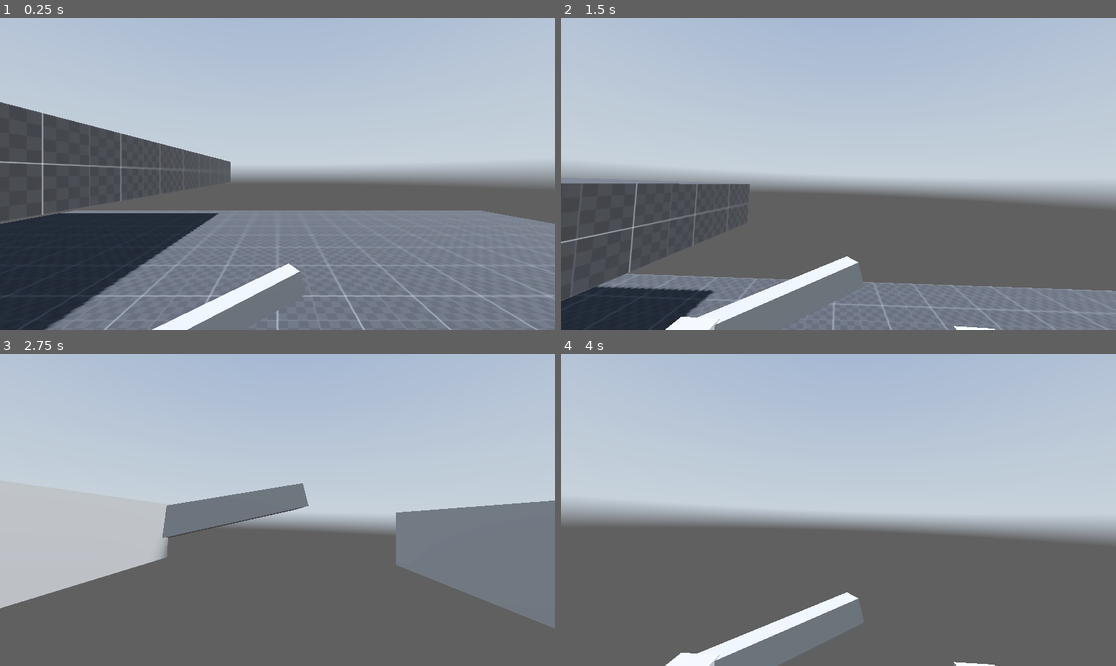
Above: before the commit, frames 1-4 (two rows, left to right).
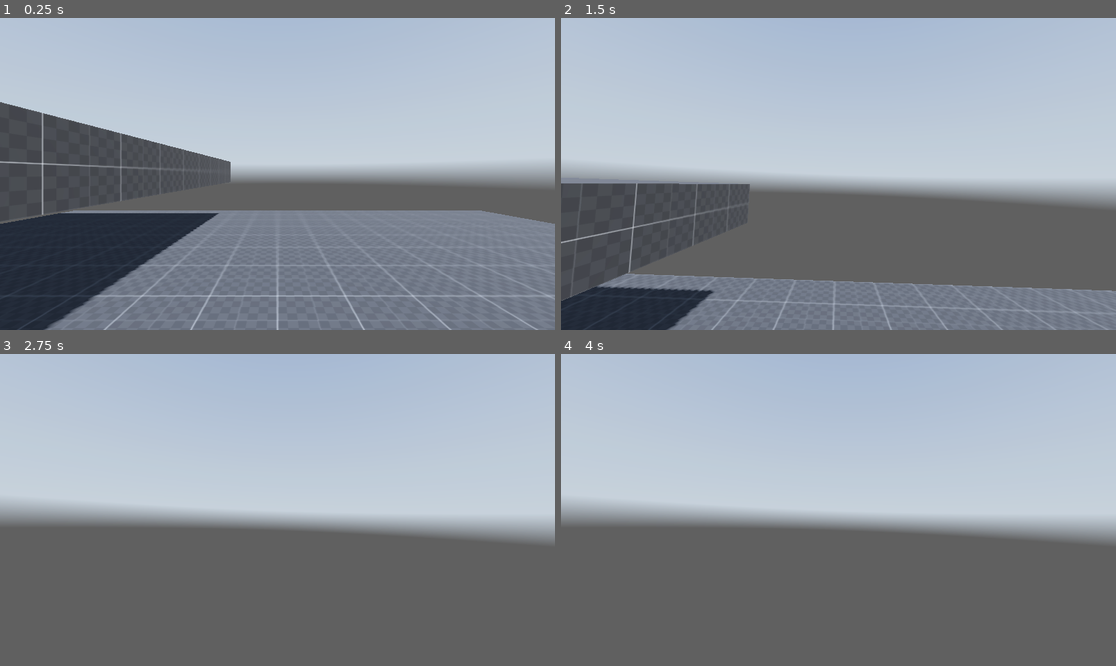
Above: after the commit, the same moments.

Repository: Lv404NotFound/Bugles_With_Chees
Game: Godot game, scene res://Scenes/Main.tscn
Same seed, same stepped clock (60 frames per second), same inputs: the game is played once before the commit and once after it. A sky picture missing from this copy of the repository is replaced by a grey-blue gradient.
Inputs:
- Up to frame 1 (0.25 s): no input
- Up to frame 2 (1.5 s): tap Enter at 0.5 s; hold Alt (free_look) 0.53-1.28 s; hold W (forward) from 0.53 s (still down); tap Space (jump) at 0.77 s; tap Shift (sprint) at 0.8, 1.35 s
- Up to frame 3 (2.75 s): keep holding W (forward); tap Space (jump) at 1.52 s; tap Alt (free_look) at 1.55 s; hold Ctrl (crouch) from 2.03 s (still down); tap Shift (sprint) at 2.3 s
- Up to frame 4 (4 s): keep holding W (forward); release Ctrl (crouch) at 2.78 s; tap Alt (free_look) at 2.85 s; tap Space (jump) at 3.02, 3.77 s; hold Shift (sprint) from 3.53 s (still down)

The runs differ from the first frame. In frame 1, 1.2% of the frame differs, in the area x 27-55%, y 78-100%; in frame 2, 1.8%; in frame 3, 17%, in the area x 0-100%, y 41-88%; in frame 4, 3.5%.

Commit message:
Trying to get the climbing gameplay in
not working for the moment

Diff:
--- a/Scenes/Main.tscn
+++ b/Scenes/Main.tscn
@@ -216,13 +216,5 @@
 "": SubResource("AnimationLibrary_x058c")
 }
 
-[node name="Hands" type="Node3D" parent="Player"]
-
-[node name="lefthand" type="CSGBox3D" parent="Player/Hands"]
-transform = Transform3D(0.042486, 0, 0.133945, 0, 0.185977, 0, -0.999097, 0, 0.00569594, 0.462808, 1.13268, -0.226673)
-
-[node name="righthand" type="CSGBox3D" parent="Player/Hands"]
-transform = Transform3D(0.042486, 0, 0.133945, 0, 0.185977, 0, -0.999097, 0, 0.00569594, -0.480198, 1.13268, -0.226673)
-
-[node name="Katana" type="CSGBox3D" parent="Player/Hands"]
-transform = Transform3D(0.566749, -0.0284466, 0.046296, 0.156492, 0.103022, 0.0127833, -0.254115, 0, 0.111126, -0.189672, 1.2214, -0.852136)
+[node name="RayCast3DClimbing" type="RayCast3D" parent="Player"]
+transform = Transform3D(1, 0, 0, 0, 0.00015065, -66.1404, 0, 0.959098, 0.0103889, 0, 1.15697, 0)
--- a/Scripts/Player.gd
+++ b/Scripts/Player.gd
@@ -6,22 +6,19 @@
 @onready var standing_collision_shape = $standing_Collision_shape # Reference to the standing collision shape
 @onready var crouching_collision_shape = $Crouching_Collision_shape # Reference to the crouching collision shape
 @onready var ray_cast_3d = $RayCast3D # Reference to the RayCast3D node for detecting collisions
+@onready var ray_cast_3d_climbing = $RayCast3DClimbing # Reference to the RayCast3D node for detecting climbable surfaces
 @onready var nek = $nek # Reference to the player's neck node
 @onready var camera_3d = $nek/Head/eyes/Camera3D
 @onready var eyes = $nek/Head/eyes
 @onready var animation_player = $nek/Head/eyes/AnimationPlayer
-@onready var hands = $Hands
-@onready var lefthand = $Hands/lefthand
-@onready var righthand = $Hands/righthand
-@onready var katana = $Hands/Katana
-
 
 # Speed Vars
 var current_speed = 5.0 # Variable to store the current speed of the player
 
 var walking_speed = 5.0 # Speed when the player is walking
-var sprting_speed = 8.0 # Speed when the player is sprinting
+var sprinting_speed = 8.0 # Speed when the player is sprinting
 var crouching_speed = 3.0 # Speed when the player is crouching
+var climbing_speed = 3.0 # Speed when the player is climbing
 
 # States
 var walking = false
@@ -29,17 +26,15 @@
 var crouching = false
 var free_looking = false
 var sliding = false
+var climbing = false # New state for climbing
 
 # Slide vars
-
 var slide_timer = 0.0
 var slide_timer_max = 1.0
 var slide_vector = Vector2.ZERO
 var slide_speed = 10.0
 
-
-# head bobbings vars
-
+# head bobbing vars
 const head_bobbing_Sprinting_speed = 22.0
 const head_bobbing_walking_speed = 14.0
 const head_bobbing_crouching_speed = 10.0
@@ -52,9 +47,7 @@
 var head_bobbing_index = 0.0
 var head_bobbing_current_intensity = 0.0
 
-
 # Movement states
-
 const jump_velocity = 4.5 # Velocity applied when the player jumps
 
 var crouching_depth = -0.5 # Depth to which the player crouches
@@ -67,7 +60,6 @@
 var last_velocity = Vector3.ZERO
 
 # Input vars
-
 const mouse_sens = 0.4 # Mouse sensitivity
 var direction = Vector3.ZERO # Direction vector for player movement
 
@@ -89,6 +81,7 @@
 func _physics_process(delta):
 	# Getting movement input.
 	var input_dir = Input.get_vector("left", "right", "forward", "backwards") # Get the input direction vector
+
 	# Handle crouching
 	if Input.is_action_pressed("crouch") or sliding: # Check if the crouch action is pressed or the player is sliding
 		current_speed = crouching_speed # Set the current speed to crouching speed
@@ -114,7 +107,7 @@
 		head.position.y = lerp(head.position.y, 0.0, delta * lerp_speed) # Smoothly transition the head position back to the standing position
 
 		if Input.is_action_pressed("sprint"): # Check if the sprint action is pressed
-			current_speed = sprting_speed # Set the current speed to sprinting speed
+			current_speed = sprinting_speed # Set the current speed to sprinting speed
 
 			sprinting = true
 			walking = false
@@ -133,7 +126,7 @@
 		if sliding:
 			eyes.rotation.z = lerp(eyes.rotation.z,-deg_to_rad(7.0),delta*lerp_speed)
 		else:
-				eyes.rotation.z = -deg_to_rad(nek.rotation.y * free_look_tilt_amount)
+			eyes.rotation.z = -deg_to_rad(nek.rotation.y * free_look_tilt_amount)
 	else:
 		free_looking = false
 		nek.rotation.y = lerp(nek.rotation.y, 0.0, delta * lerp_speed)
@@ -146,7 +139,7 @@
 			sliding = false
 			free_looking = false
 
-	# handle headbob
+	# Handle head bobbing
 	if sprinting:
 		head_bobbing_current_intensity = head_bobbing_Sprinting_intensity
 		head_bobbing_index += head_bobbing_Sprinting_speed * delta
@@ -157,7 +150,6 @@
 		head_bobbing_current_intensity = head_bobbing_crouching_intensity
 		head_bobbing_index += head_bobbing_crouching_speed * delta
 
-
 	if is_on_floor() && !sliding && input_dir != Vector2.ZERO:
 		head_bobbing_vector.y = sin(head_bobbing_index)
 		head_bobbing_vector.x = sin(head_bobbing_index/2)+0.5
@@ -179,8 +171,7 @@
 		sliding = false
 		animation_player.play("jumping")
 
-
-	#landing
+	# Landing
 	if is_on_floor():
 		if last_velocity.y < -10.0:
 			animation_player.play("Roll")
@@ -208,5 +199,16 @@
 		velocity.x = move_toward(velocity.x, 0, current_speed)
 		velocity.z = move_toward(velocity.z, 0, current_speed)
 
+	# Handle wall climbing
+	if ray_cast_3d_climbing and ray_cast_3d_climbing.is_colliding() and Input.is_action_pressed("climb"):
+		climbing = true
+	else:
+		climbing = false
+
+	if climbing:
+		velocity = Vector3.ZERO
+		direction = Vector3.ZERO
+		velocity.y = climbing_speed
+
 	last_velocity = velocity
 	move_and_slide()
--- a/project.godot
+++ b/project.godot
@@ -58,3 +58,8 @@
 "events": [Object(InputEventKey,"resource_local_to_scene":false,"resource_name":"","device":-1,"window_id":0,"alt_press …(182 unchanged characters)…
 ]
 }
+Climb={
+"deadzone": 0.5,
+"events": [Object(InputEventKey,"resource_local_to_scene":false,"resource_name":"","device":-1,"window_id":0,"alt_pressed":false,"shift_pressed":false,"ctrl_pressed":false,"meta_pressed":false,"pressed":false,"keycode":0,"physical_keycode":81,"key_label":0,"unicode":113,"echo":false,"script":null)
+]
+}
